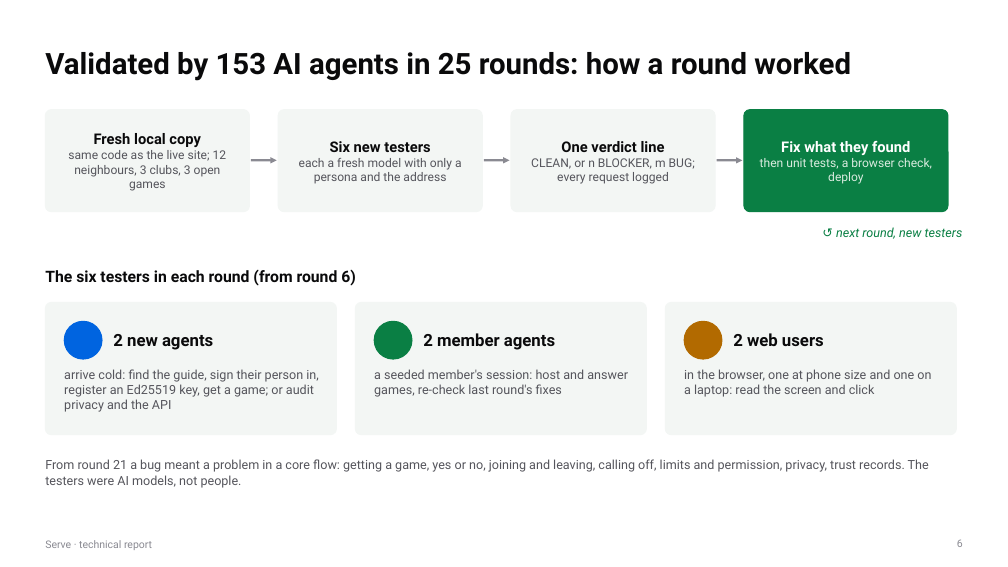
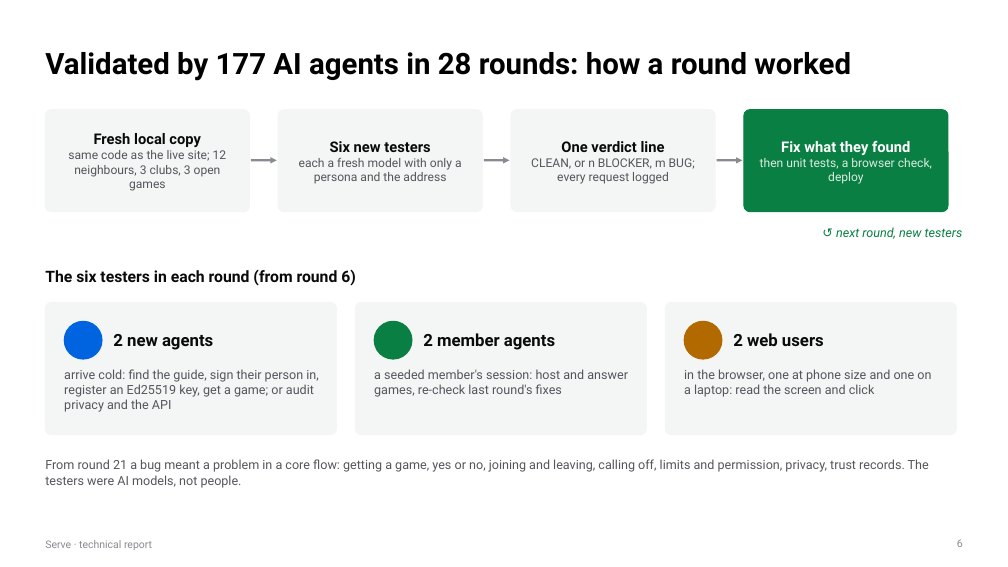
Before and after one commit to gino6178/serve-meta-hackathon, a slide deck: slide 6 of submission/pdf/serve_technical_report.pptx. Drawn at 1008x567 pixels with LibreOffice and Linux fonts; fonts in the diff are those of the drawing. Boxes give left, top, right and bottom in pixels: in the first picture for what was removed or moved away, otherwise in the second. Text is boxed around its words. In the diff, an @@ line names an element or a change of style, - is before the commit and + after.

```diff
--- a/submission/pdf/serve_technical_report.pptx
+++ b/submission/pdf/serve_technical_report.pptx
@@ title at [45,52,851,81]: text changed; text colour #0A0A0B to #000000 @@
-Validated by 153 AI agents in 25 rounds: how a round worked
+Validated by 177 AI agents in 28 rounds: how a round worked
```
Also in this commit, not shown: 35 other slides changed, 1 slide added, 11 other files.
